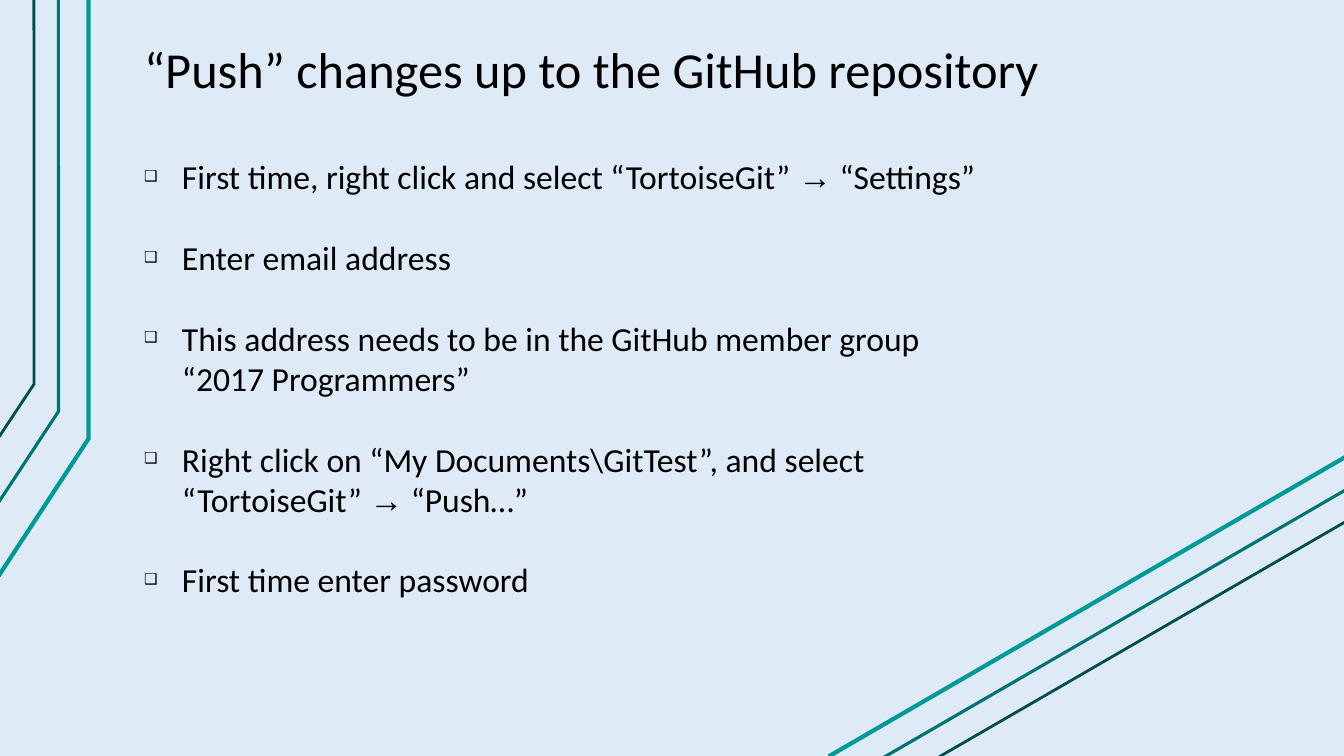
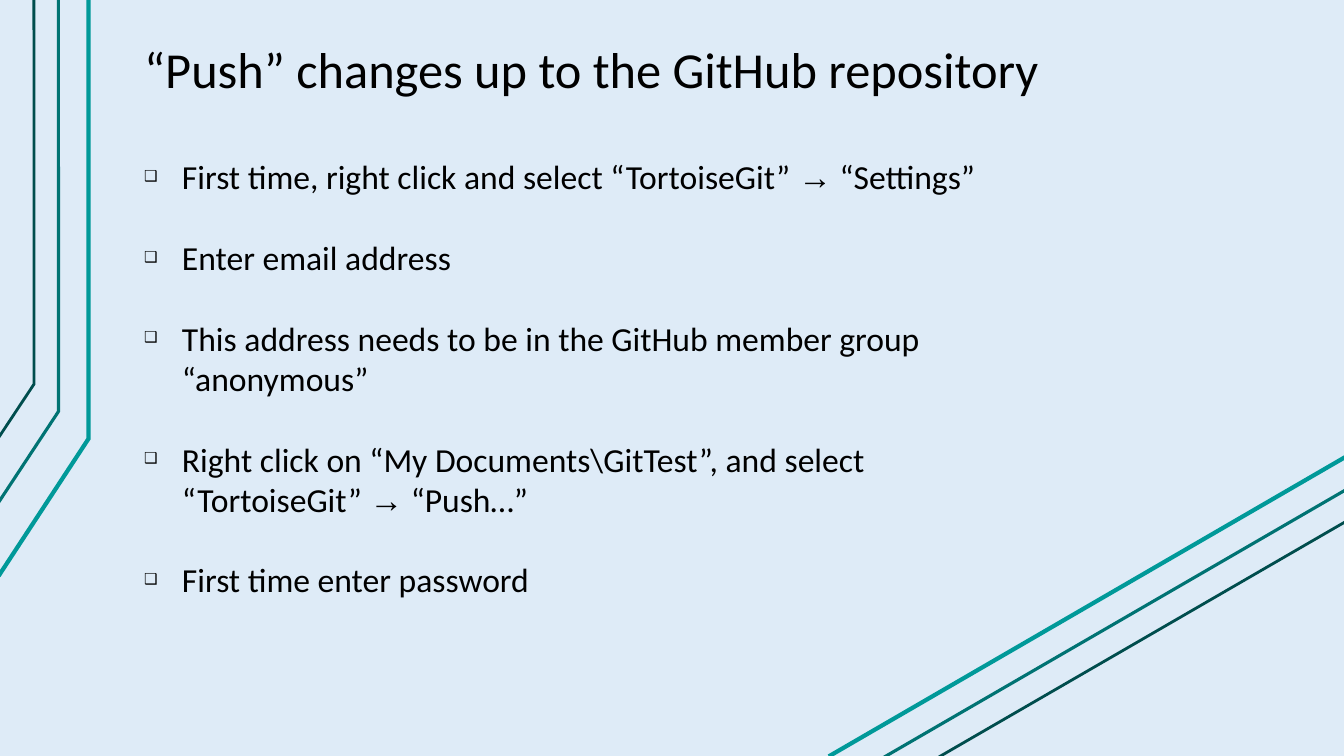
Before and after one commit to FRC4913/GitTest, a slide deck: slide 8 of git.pptx. Drawn at 1344x756 pixels with LibreOffice and Linux fonts; fonts in the diff are those of the drawing. Boxes give left, top, right and bottom in pixels: in the first picture for what was removed or moved away, otherwise in the second. Text is boxed around its words. In the diff, an @@ line names an element or a change of style, - is before the commit and + after.

```diff
--- a/git.pptx
+++ b/git.pptx
@@ text in free at box(182, 327, 919, 397): text changed @@
-  ❑ This address needs to be in the GitHub member group “2017 Programmers”
+  ❑ This address needs to be in the GitHub member group “anonymous”
```
Also in this commit, not shown: 2 other slides changed.
